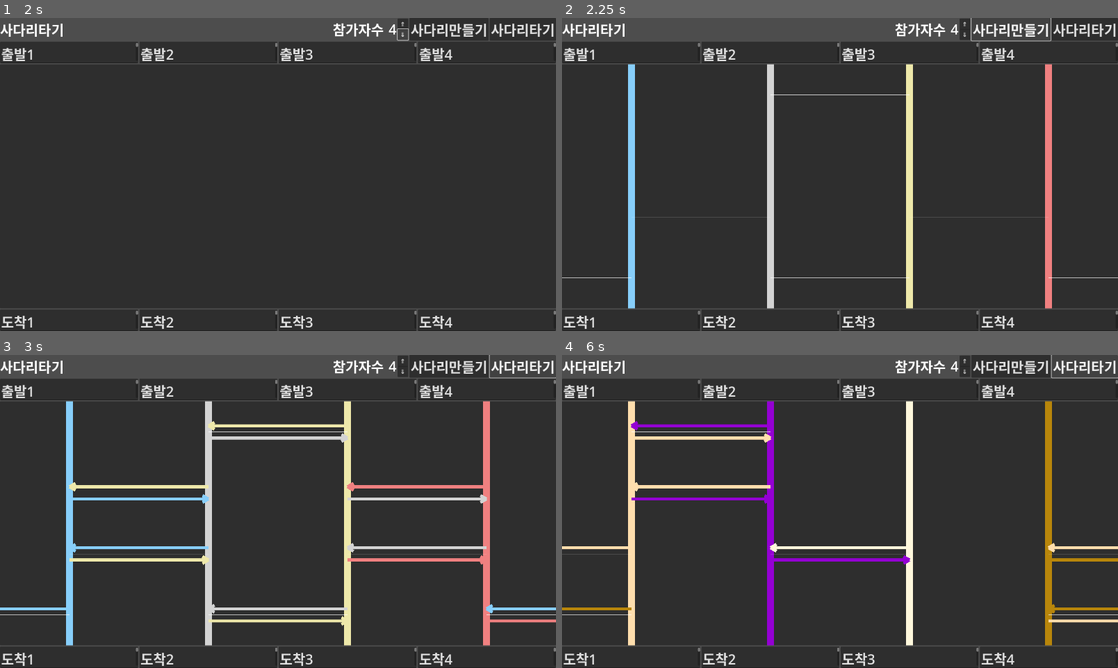
Above: before the commit, frames 1-4 (two rows, left to right).
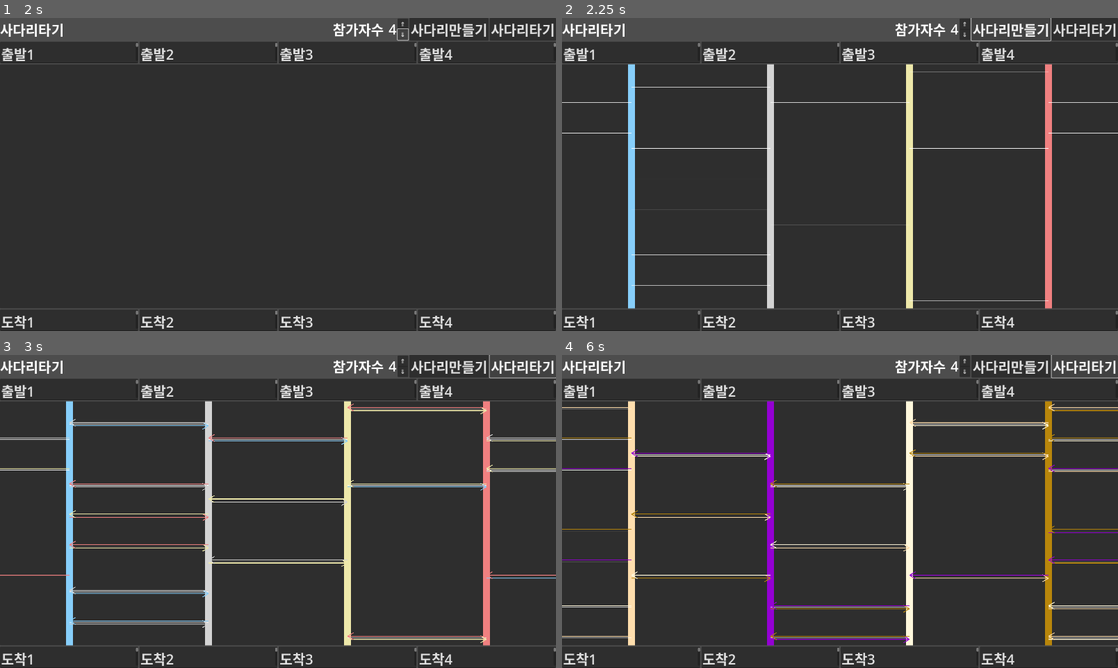
Above: after the commit, the same moments.

Repository: kasworld/gd4laddergame
Game: Godot game, scene res://사다리타기.tscn
Same seed, same stepped clock (60 frames per second), same inputs: the game is played once before the commit and once after it.
Inputs:
- Up to frame 1 (2 s): click "⇑" at 0.5 s; click "⇓" at 1.25 s
- Up to frame 2 (2.25 s): click "사다리만들기" at 2 s
- Up to frame 3 (3 s): click "사다리타기" at 2.75 s
- Up to frame 4 (6 s): click "⇑" at 3.5 s; click "⇓" at 4.25 s; click "사다리만들기" at 5 s; click "사다리타기" at 5.75 s

Frame 1 is identical in both runs. In frame 2, 0.9% of the frame differs, in the area x 0-100%, y 17-91%; in frame 3, 6.4%, in the area x 0-100%, y 15-92%; in frame 4, 5.7%.

Commit message:
아래로 연속 가로선 금지지

Diff:
--- a/사다리타기.gd
+++ b/사다리타기.gd
@@ -46,7 +46,9 @@
 		for x in 칸수.x:
 			if randf() < 0.5:
 				continue
-			if 사다리자료[(x-1+칸수.x)%칸수.x][y].왼쪽연결길 or 사다리자료[(x+1)%칸수.x][y].왼쪽연결길:
+			if 사다리자료[(x-1+칸수.x)%칸수.x][y].왼쪽연결길 == true or 사다리자료[(x+1)%칸수.x][y].왼쪽연결길 == true:
+				continue
+			if y > 0 and 사다리자료[x][y-1].왼쪽연결길 == true:
 				continue
 			사다리자료[x][y].왼쪽연결길 = true
 
@@ -152,7 +154,7 @@
 	사다리풀이.visible = true
 
 func 사다리칸수() -> Vector2i:
-	return Vector2i(참가자수.get_value(), 참가자수.get_value() )
+	return Vector2i(참가자수.get_value(), 참가자수.get_value()*4 )
 
 func 사다리간격() -> Vector2:
 	var 칸수 = 사다리칸수()
